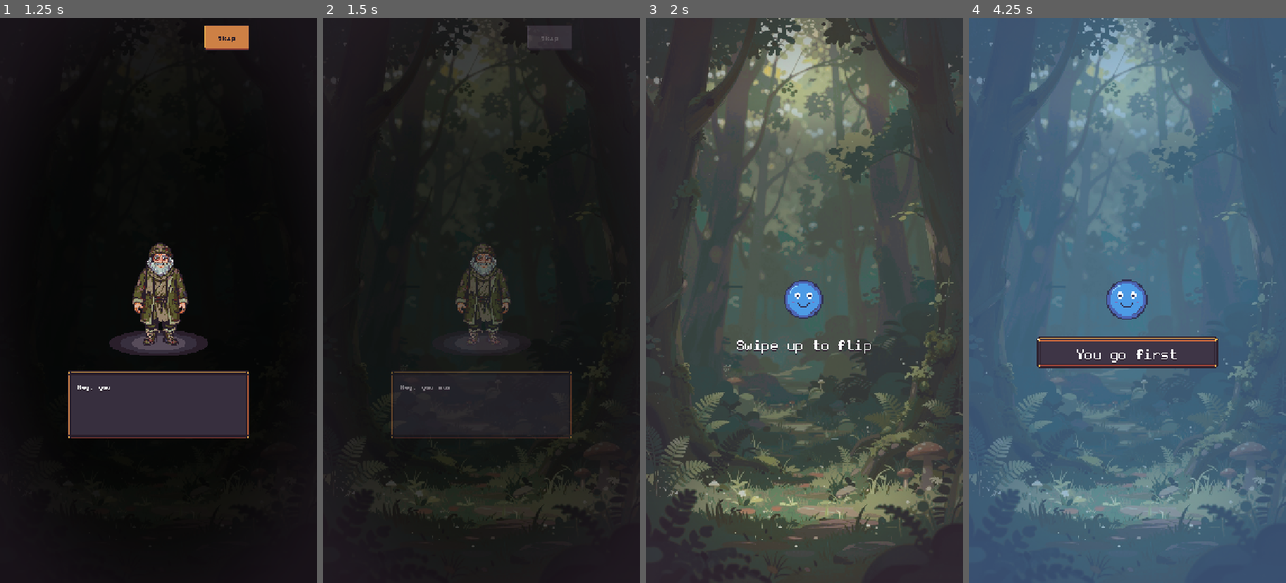
Above: before the commit, frames 1-4 (left to right).
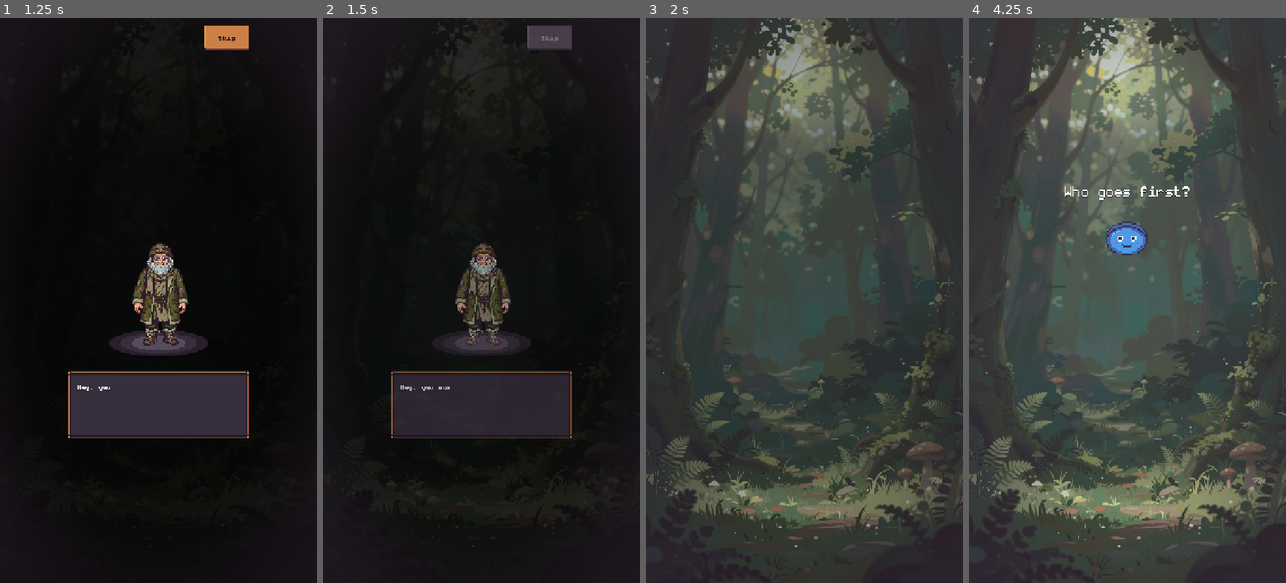
Above: after the commit, the same moments.

Repository: chumbb/four-in-a-rogue
Game: Godot game, scene res://scenes/app/boot.tscn
Two runs of this game, one before a commit and one after it. Both use one fixed random seed, a clock stepped at 60 frames per second and the inputs below.
Inputs (mouse positions are in pixels of both pictures, inside the frame that each line leads up to):
- Up to frame 1 (1.25 s): tap Enter (ui_accept) at 0.5 s; move the mouse to (228, 272) at 0.52 s; hold Enter (ui_accept) from 0.53 s (still down); click (228, 272) at 0.67 s
- Up to frame 2 (1.5 s): release Enter (ui_accept) at 1.25 s; click "Skip" at 1.25 s
- Up to frame 3 (2 s): no input
- Up to frame 4 (4.25 s): drag from (1064, 328) to (1111, 413) at 2.02 s; move the mouse to (1159, 176) at 2.77 s; hold Enter (ui_accept) 2.78-3.5 s; click (1159, 176) at 2.92 s; drag from (1111, 413) to (1032, 215) at 3.52 s

Frame 1 is identical in both runs. In frame 2, 1.0% of the frame differs, in the area x 21-79%, y 1-88%; in frame 3, 8.2%; in frame 4, 99%, in the area x 0-100%, y 0-100%.

Commit message:
M6a playtest 1: coin flip heading + swipe arrow, slower transitions
- Coin flip: "Who goes first?" heading; animated swipe-up arrow under the
  coin (new assets/ui/swipe_arrow.png from make_ui_kit.py, drawn at 2x);
  toss arc capped below the heading
- Pacing (Sean): Strange Man outro 0.5 s fade + 1.0 s forest focus + 0.4 s
  beat; coin pops 0.6 s after the heading; banner 1.6 s; 0.5 s forest
  fades to the board (GameFlow.go_to sec override); release -> board 3.7 s
  (Sean chose ~4 s, supersedes the 3 s cap)

Co-Authored-By: Claude Opus 5.5 <noreply@anthropic.com>

Diff:
--- a/scripts/app/strange_man.gd
+++ b/scripts/app/strange_man.gd
@@ -45,8 +45,11 @@
 const POP_SEC := 0.3
 const POP_STAGGER_SEC := 0.12
 const POP_DROP_PX := 10.0
-const OUTRO_SEC := 0.3 ## his scene fades out
-const FOREST_IN_SEC := 0.6 ## the forest comes into focus
+## Outro (Sean 2026-11-20: slow enough to register): he fades out, the forest
+## comes into focus, a beat on the empty forest, then the coin flip.
+const OUTRO_SEC := 0.5
+const FOREST_IN_SEC := 1.0
+const FOREST_HOLD_SEC := 0.4
 
 @onready var _dim: ColorRect = %Dim
 
@@ -201,4 +204,5 @@
 	var tween := create_tween().set_parallel()
 	tween.tween_property(_stage, "modulate:a", 0.0, OUTRO_SEC)
 	tween.tween_property(_dim, "color:a", 0.0, FOREST_IN_SEC).set_trans(Tween.TRANS_SINE)
+	tween.chain().tween_interval(FOREST_HOLD_SEC)
 	tween.chain().tween_callback(GameFlow.go_to.bind(GameFlow.SceneKey.COIN_FLIP, GameFlow.Transition.CUT))
--- a/scripts/core/game_flow.gd
+++ b/scripts/core/game_flow.gd
@@ -71,7 +71,9 @@
 	return _fading
 
 
-func go_to(key: SceneKey, transition := Transition.BLACK) -> void:
+## `sec` overrides the length of each fade half (e.g. the coin flip's slower
+## fade to the board); tests' fade_sec = 0 still wins.
+func go_to(key: SceneKey, transition := Transition.BLACK, sec := -1.0) -> void:
 	var path: String = SCENE_PATHS.get(key, "")
 	if path.is_empty():
 		push_error("GameFlow: unknown scene key %s" % str(key))
@@ -81,6 +83,7 @@
 	if transition == Transition.CUT or fade_sec <= 0.0:
 		get_tree().change_scene_to_file(path)
 		return
+	var half := fade_sec if sec < 0.0 else sec
 	_fading = true
 	var cover: Control = _black if transition == Transition.BLACK else _forest
 	cover.modulate.a = 0.0
@@ -90,12 +93,12 @@
 	if old:
 		old.process_mode = Node.PROCESS_MODE_DISABLED
 	var out := create_tween()
-	out.tween_property(cover, "modulate:a", 1.0, fade_sec)
+	out.tween_property(cover, "modulate:a", 1.0, half)
 	await out.finished
 	get_tree().change_scene_to_file(path)
 	await get_tree().scene_changed
 	var back := create_tween()
-	back.tween_property(cover, "modulate:a", 0.0, fade_sec)
+	back.tween_property(cover, "modulate:a", 0.0, half)
 	await back.finished
 	cover.visible = false
 	_fading = false
--- a/scripts/ui/coin_flip.gd
+++ b/scripts/ui/coin_flip.gd
@@ -5,7 +5,9 @@
 ## stronger toss); a tap is a gentle toss. 50/50; the landed colour goes first
 ## (blue = player). A stronger toss only adds spins and arc within the same
 ## TOSS_SEC. Then: rest, a flash in the winner's colour + "goes first" banner,
-## and the board fades in over the forest. Release → scenario ≤ 3 s.
+## and the board fades in over the forest. "Who goes first?" heads the screen
+## and an arrow under the coin loops a swipe-up hint. Release → board ~3.7 s
+## (Sean 2026-11-20: room to register the result; was ≤ 3 s).
 
 const FRAME_PATH := "res://assets/goobs/vanilla/%s_pitch/frame_%02d.png"
 ## A half turn, blue face → red face: blue 0 (face), 1, 2 (edge), then red
@@ -14,17 +16,28 @@
 const HALF_TURN_IN: Array[int] = [6, 7]
 const COIN_SCALE := 2.0 ## 32 px Goob drawn at 2× game px
 const COIN_PX := 32.0
-const PROMPT_GAP := 48.0 ## coin centre → prompt top
+const ARROW := preload("res://assets/ui/swipe_arrow.png")
+const HEADING_Y := 70.0 ## "Who goes first?" top on the 480-tall design
+const DESIGN_HEIGHT := 480.0
+const ARROW_SCALE := 2.0 ## same 2× as the coin
+const ARROW_FROM := 80.0 ## coin centre → arrow top: the hint starts low...
+const ARROW_TO := 40.0 ## ...and rises toward the coin's bottom edge
+const ARROW_SEC := 0.8
+const ARROW_PAUSE_SEC := 0.25
+const PROMPT_GAP := 118.0 ## coin centre → prompt top
 const BANNER_SIZE := Vector2(258, 44)
 const BANNER_GAP := 52.0 ## coin centre → banner top
 
+const HEADING_IN_SEC := 0.4
+const COIN_DELAY_SEC := 0.6 ## the heading reads first, then the coin pops in
 const POP_SEC := 0.25
 const AUTO_FLIP_SEC := 0.5 ## Options "Auto-flip coin": toss this long after the coin appears
 const TOSS_SEC := 0.6
 const REST_SEC := 0.5
-const RESULT_SEC := 1.0 ## winner flash + banner
-## Release → scenario on screen: toss + rest + result + forest fade (≤ 3 s, Sean 2026-11-11).
-const TOTAL_SEC := TOSS_SEC + REST_SEC + RESULT_SEC + GameFlow.FADE_SEC * 2.0
+const RESULT_SEC := 1.6 ## winner flash + banner (Sean 2026-11-20; was 1.0)
+const BOARD_FADE_SEC := 0.5 ## each half of the forest fade to the board (was 0.3)
+## Release → scenario on screen: toss + rest + result + forest fade (~4 s, Sean 2026-11-20).
+const TOTAL_SEC := TOSS_SEC + REST_SEC + RESULT_SEC + BOARD_FADE_SEC * 2.0
 
 const SWIPE_MIN_PX := 40.0 ## upward travel (720 base) that counts as a swipe
 const SWIPE_FULL_PX := 500.0 ## travel for a full-strength swipe
@@ -51,6 +64,9 @@
 var _stage: PixelStage
 var _coin: TextureRect
 var _prompt: Label
+var _heading: Label
+var _arrow: TextureRect
+var _arrow_tween: Tween
 var _banner: NinePatchRect
 var _banner_label: Label
 var _flash: ColorRect
@@ -85,6 +101,13 @@
 	_prompt.add_theme_color_override(&"font_shadow_color", PixelStage.INK0)
 	_prompt.add_theme_constant_override(&"shadow_offset_x", 0)
 	_prompt.add_theme_constant_override(&"shadow_offset_y", 2)
+	_heading = _stage.add_label("Who goes first?", PixelStage.WHITE, &"Mono2")
+	_heading.horizontal_alignment = HORIZONTAL_ALIGNMENT_CENTER
+	_heading.add_theme_color_override(&"font_shadow_color", PixelStage.INK0)
+	_heading.add_theme_constant_override(&"shadow_offset_x", 0)
+	_heading.add_theme_constant_override(&"shadow_offset_y", 2)
+	_arrow = _stage.add_image(ARROW)
+	_arrow.scale = Vector2.ONE * ARROW_SCALE
 	_banner = NinePatchRect.new()
 	_banner.texture = UiKit.texture(&"banner")
 	var m: Array = UiKit.MARGINS[&"banner"]
@@ -115,17 +138,52 @@
 		_coin.position = _rest
 	_prompt.size = Vector2(_stage.game_size.x, 32)
 	_prompt.position = Vector2(0, centre.y + PROMPT_GAP)
+	var top := floorf((_stage.game_size.y - DESIGN_HEIGHT) * 0.5)
+	_heading.size = Vector2(_stage.game_size.x, 32)
+	_heading.position = Vector2(0, maxf(top + HEADING_Y, _stage.safe.position.y + 16.0))
+	_arrow.position.x = centre.x - floorf(ARROW.get_width() * ARROW_SCALE * 0.5)
 	_banner.position = Vector2(floorf((_stage.game_size.x - BANNER_SIZE.x) * 0.5), centre.y + BANNER_GAP)
 
 
+## The heading fades in, a beat later the coin pops in, then the swipe hint.
 func _pop_in() -> void:
 	_coin.scale = Vector2.ZERO
+	_heading.modulate.a = 0.0
+	_prompt.modulate.a = 0.0
+	_arrow.modulate.a = 0.0
 	var tween := create_tween()
+	tween.tween_property(_heading, "modulate:a", 1.0, HEADING_IN_SEC)
+	tween.tween_interval(COIN_DELAY_SEC - HEADING_IN_SEC)
 	tween.tween_property(_coin, "scale", Vector2.ONE * COIN_SCALE, POP_SEC).set_trans(Tween.TRANS_BACK).set_ease(Tween.EASE_OUT)
 	tween.tween_callback(func() -> void: _ready_for_toss = true)
+	tween.tween_callback(_start_hint)
 	if GameFlow.auto_flip_coin:
 		tween.tween_interval(AUTO_FLIP_SEC)
 		tween.tween_callback(func() -> void: toss(TAP_STRENGTH))
+
+
+## Prompt fades in; the arrow loops: appears low, rises toward the coin, fades.
+func _start_hint() -> void:
+	if tossed:
+		return
+	create_tween().tween_property(_prompt, "modulate:a", 1.0, 0.2)
+	var centre_y := floorf(_stage.game_size.y * 0.5)
+	_arrow_tween = create_tween().set_loops()
+	_arrow_tween.tween_callback(_reset_arrow.bind(centre_y + ARROW_FROM))
+	_arrow_tween.tween_property(_arrow, "modulate:a", 1.0, ARROW_SEC * 0.25)
+	_arrow_tween.parallel().tween_method(_set_arrow_y, centre_y + ARROW_FROM, centre_y + ARROW_TO, ARROW_SEC).set_trans(Tween.TRANS_QUAD).set_ease(Tween.EASE_OUT)
+	_arrow_tween.tween_property(_arrow, "modulate:a", 0.0, 0.15)
+	_arrow_tween.tween_interval(ARROW_PAUSE_SEC)
+
+
+func _reset_arrow(y: float) -> void:
+	_arrow.position.y = y
+	_arrow.modulate.a = 0.0
+
+
+## Whole game px only (no half-pixel positions on the pixel layer).
+func _set_arrow_y(y: float) -> void:
+	_arrow.position.y = roundf(y)
 
 
 ## Strength of a release: a tap is gentle; an upward swipe scales with its
@@ -169,12 +227,18 @@
 	# Starts blue face up: an even number of half turns lands blue.
 	if (half_turns % 2 == 0) != player_first:
 		half_turns += 1
-	arc_px = MIN_ARC_PX + strength * EXTRA_ARC_PX
+	# The top of the arc stays below the heading.
+	var room := _rest.y - COIN_PX * (COIN_SCALE - 1.0) * 0.5 - (_heading.position.y + _heading.size.y + 6.0)
+	arc_px = MIN_ARC_PX + strength * clampf(room - MIN_ARC_PX, 0.0, EXTRA_ARC_PX)
 	_coin.scale = Vector2.ONE * COIN_SCALE
 	_coin.position = _rest
 	GameFlow.sfx.play(&"coin_swipe")
 	GameFlow.sfx.play(&"coin_whirr", false, 0.85 + strength * 0.4)
-	create_tween().tween_property(_prompt, "modulate:a", 0.0, 0.15)
+	if _arrow_tween:
+		_arrow_tween.kill()
+	var hide := create_tween().set_parallel()
+	hide.tween_property(_prompt, "modulate:a", 0.0, 0.15)
+	hide.tween_property(_arrow, "modulate:a", 0.0, 0.1)
 	var tween := create_tween()
 	tween.tween_method(_toss_step, 0.0, 1.0, TOSS_SEC)
 	tween.tween_callback(_land)
@@ -183,7 +247,7 @@
 	tween.tween_interval(REST_SEC - 0.12)
 	tween.tween_callback(_show_result)
 	tween.tween_interval(RESULT_SEC)
-	tween.tween_callback(GameFlow.go_to.bind(GameFlow.SceneKey.SCENARIO, GameFlow.Transition.FOREST))
+	tween.tween_callback(GameFlow.go_to.bind(GameFlow.SceneKey.SCENARIO, GameFlow.Transition.FOREST, BOARD_FADE_SEC))
 
 
 ## t in 0..1 over the toss: a parabola up and down, spinning half turns.
@@ -218,6 +282,7 @@
 	flash.tween_property(_flash, "color:a", FLASH_PEAK, 0.08)
 	flash.tween_property(_flash, "color:a", FLASH_HOLD, 0.4)
 	_banner_label.text = "You go first" if player_first else "Opponent goes first"
+	create_tween().tween_property(_heading, "modulate:a", 0.0, 0.2) # answered by the banner
 	_banner.self_modulate = Color.WHITE
 	_banner.visible = true
 	_banner.scale = Vector2(1.0, 0.0)
--- a/tests/capture_e2e.gd
+++ b/tests/capture_e2e.gd
@@ -47,17 +47,17 @@
 	await _shot("3_strange_man")
 	var skip: Button = current_scene._skip
 	skip.pressed.emit()
-	await _wait(0.35)
+	await _wait(0.6)
 	await _shot("4_forest_in")
-	await _wait(0.8)
+	await _wait(2.2)
 	await _shot("5_coin")
 	_tap(Vector2(360, 900), Vector2(360, 300)) # swipe up
 	await _wait(0.3)
 	await _shot("6_toss")
-	await _wait(1.6)
+	await _wait(1.8)
 	await _shot("7_banner")
-	await _wait(0.45)
+	await _wait(1.2)
 	await _shot("8_board_fade")
-	await _wait(1.0)
+	await _wait(1.2)
 	await _shot("9_scenario")
 	quit()
--- a/tests/capture_flow.gd
+++ b/tests/capture_flow.gd
@@ -28,7 +28,7 @@
 		var scene: Node = load(key[1]).instantiate()
 		root.add_child(scene)
 		current_scene = scene
-		for i in 30:
+		for i in 110:
 			await process_frame
 		if key[0] == "strange_man":
 			scene.advance() # finish typing page 1
@@ -40,7 +40,10 @@
 				await process_frame
 		await _shot(dir, key[0])
 		if key[0] == "coin":
-			scene.toss(0.8)
+			for i in 20:
+				await process_frame
+			await _shot(dir, "coin_b")
+			scene.toss(1.0)
 			for i in 18:
 				await process_frame
 			await _shot(dir, "coin_air")
--- a/tests/test_flow_m3.gd
+++ b/tests/test_flow_m3.gd
@@ -201,7 +201,7 @@
 
 func _test_coin_toss() -> void:
 	var cf_script: GDScript = load("res://scripts/ui/coin_flip.gd")
-	_check(cf_script.TOTAL_SEC <= 3.0, "release → scenario ≤ 3 s (got %s)" % cf_script.TOTAL_SEC)
+	_check(cf_script.TOTAL_SEC <= 4.0, "release → scenario ~4 s (Sean 2026-11-20; got %s)" % cf_script.TOTAL_SEC)
 	var outcomes := {}
 	for seed in 12:
 		for strength in [0.15, 1.0]:
Binary file changed: art/ui/ui_kit_sheet4x.png
Binary file added: assets/ui/swipe_arrow.png
Not shown, added: tests/capture_e2e.gd.uid
Not shown, added: tests/capture_flow.gd.uid
Not shown, changed: CLAUDE.md
